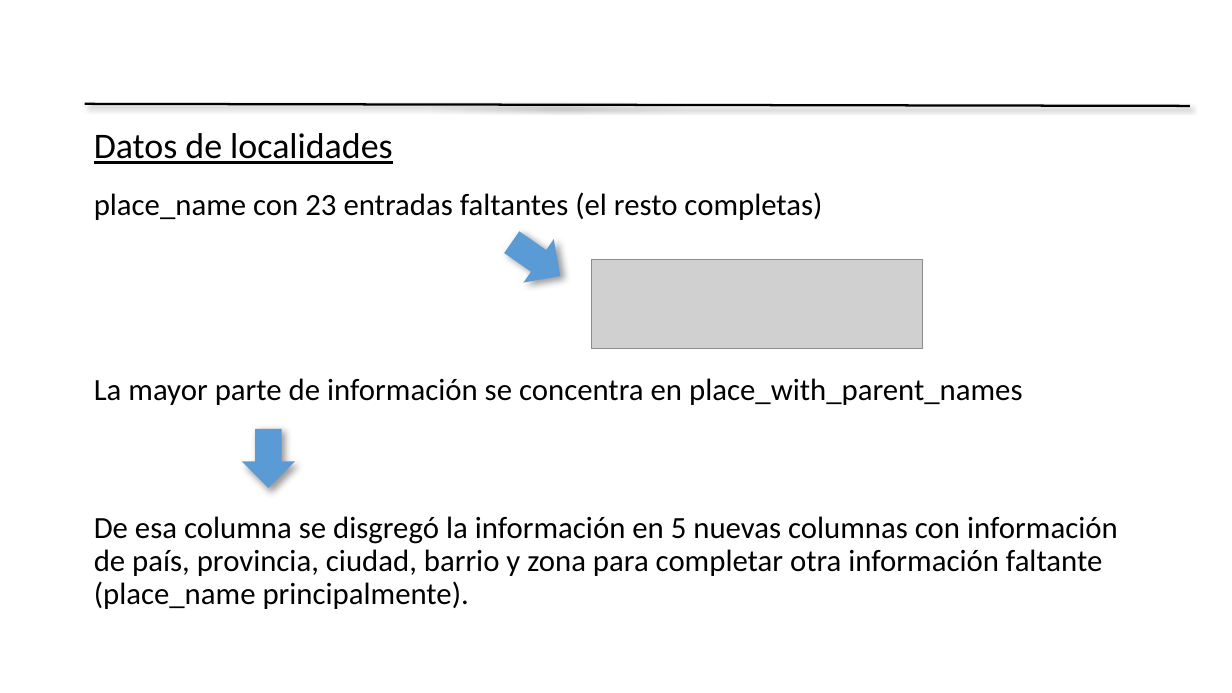
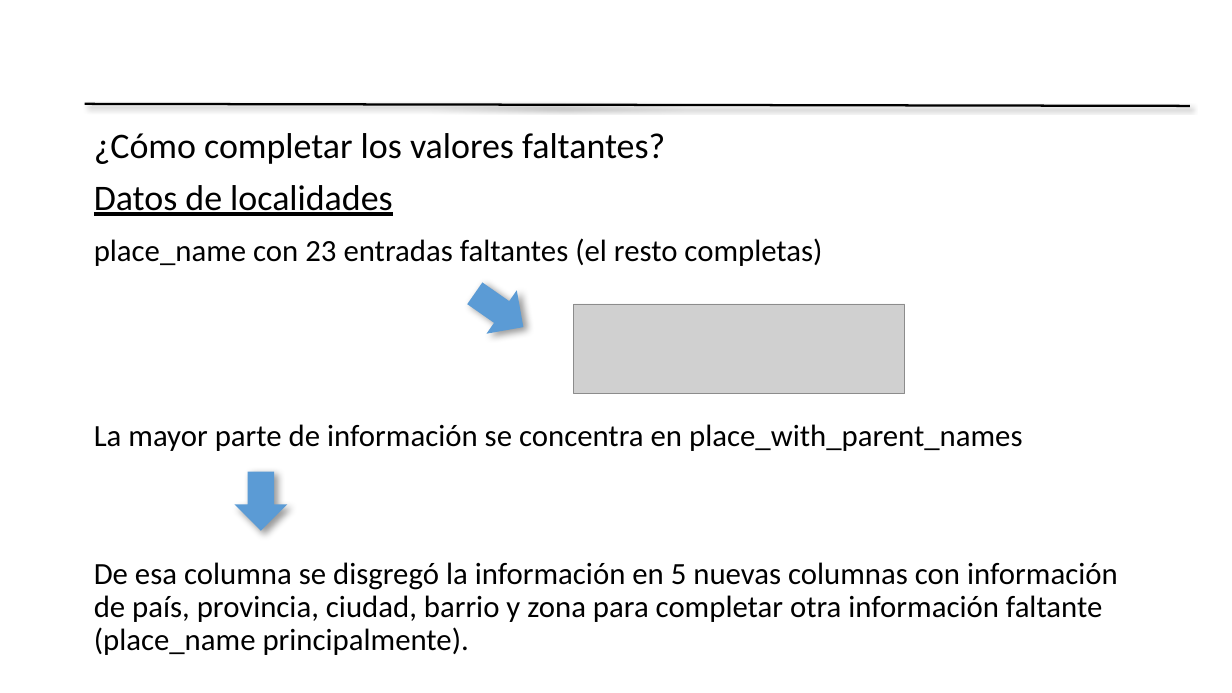
Before and after one commit to rdgagliano/DataScience-Grupo3, a slide deck: slide 11 of Presentation Desafio1 Grupo3.pptx (slide 3 before the commit). Drawn at 1232x693 pixels with LibreOffice and Linux fonts; fonts in the diff are those of the drawing; grey boxes stand for pictures; background and template pictures are left out. Boxes give left, top, right and bottom in pixels: in the first picture for what was removed or moved away, otherwise in the second. Text is boxed around its words. In the diff, an @@ line names an element or a change of style, - is before the commit and + after.

```diff
--- a/Presentation Desafio1 Grupo3.pptx
+++ b/Presentation Desafio1 Grupo3.pptx
@@ text at (94, 133, 665, 164): paragraph added @@
+¿Cómo completar los valores faltantes?
@@ text "place_name con 23 entradas faltantes ...": place and size @@
-text "place_name con 23 entradas faltantes ..." at (94, 192, 1118, 609)
+text "place_name con 23 entradas faltantes ..." at (94, 238, 1118, 655)
@@ down arrow: place and size @@
-down arrow at (496, 220, 575, 297)
+down arrow at (459, 272, 538, 349)
@@ picture: place and size @@
-picture at (592, 259, 922, 348)
+picture at (574, 304, 905, 394)
@@ down arrow: place and size @@
-down arrow at (242, 429, 295, 488)
+down arrow at (235, 471, 287, 531)
```
